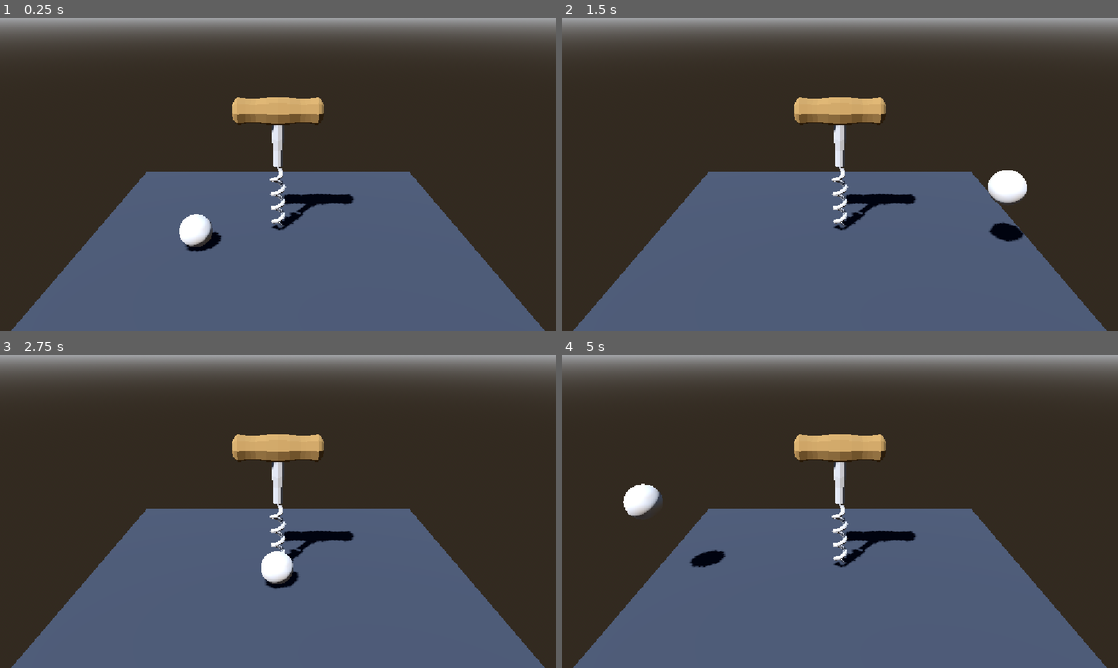
Above: before the commit, frames 1-4 (two rows, left to right).
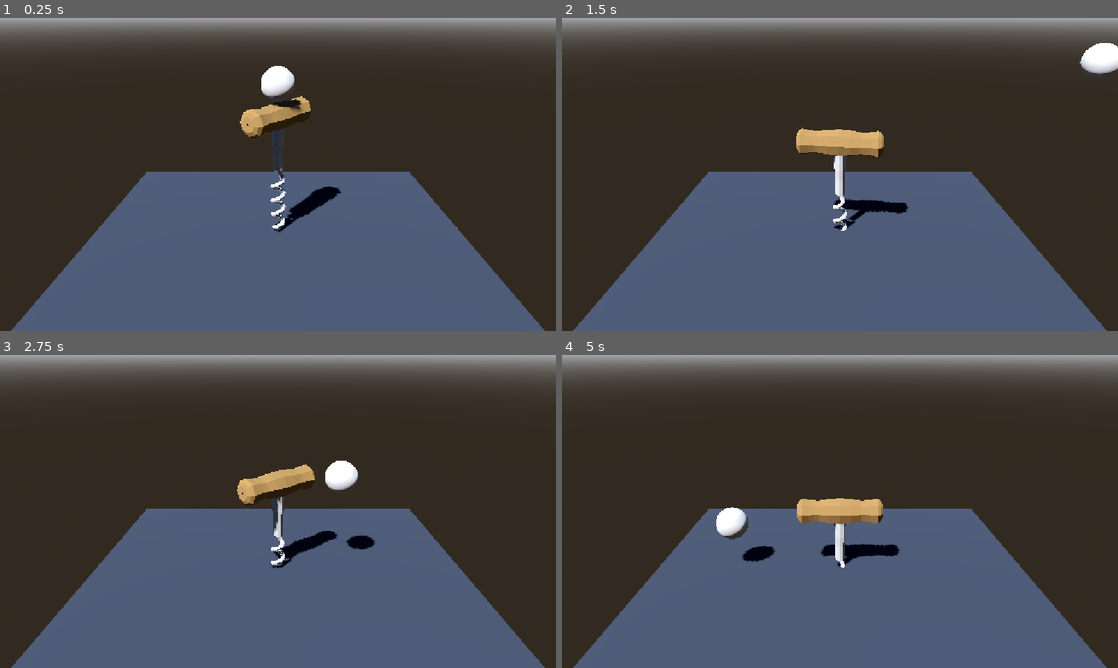
Above: after the commit, the same moments.

Repository: DestroyerMob/rolypoly
Game: Godot game, scene res://scenes/obstacles/corkscrew_demo.tscn
Same seed, same stepped clock (60 frames per second), same inputs: the game is played once before the commit and once after it. This scene is started directly instead of the project's main scene.
Inputs (mouse positions are in pixels of both pictures, inside the frame that each line leads up to):
- Up to frame 1 (0.25 s): no input
- Up to frame 2 (1.5 s): tap Enter at 0.5 s; move the mouse to (962, 158) at 0.52 s; hold D (right) 0.53-1.28 s; click (962, 158) at 0.6 s; tap Space (jump) at 0.77 s; move the mouse to (728, 190) at 1.27 s; hold S (backward) from 1.28 s (still down); tap Tab at 1.35 s
- Up to frame 3 (2.75 s): tap Space (jump) at 1.52, 2 s; move the mouse to (333, 442) at 2.02 s; release S (backward) at 2.03 s; hold D (right) from 2.03 s (still down); tap F at 2.1 s
- Up to frame 4 (5 s): move the mouse to (812, 574) at 2.77 s; release D (right) at 2.78 s; hold W (forward) 2.78-3.53 s; tap E at 2.85 s; click (812, 574) at 2.92 s; tap Space (jump) at 3.02, 3.77, 4.52 s; move the mouse to (1006, 558) at 3.52 s; hold Q 3.53-4.28 s; hold A (left) from 3.53 s (still down); move the mouse to (673, 464) at 4.27 s; click (673, 464) at 4.35 s

The runs differ from the first frame. In frame 1, 3.5% of the frame differs, in the area x 32-64%, y 15-75%; in frame 2, 4.9%; in frame 3, 4.2%; in frame 4, 5.1%, in the area x 11-64%, y 25-68%.

Commit message:
Simple model transform for the cork screw when the player sits on top of it

Diff:
--- a/scenes/obstacles/corkscrew.tscn
+++ b/scenes/obstacles/corkscrew.tscn
@@ -1,20 +1,34 @@
-[gd_scene load_steps=4 format=3]
+[gd_scene load_steps=6 format=3]
 
 [ext_resource type="PackedScene" path="res://assets/models/obstacles/corkscrew/corkscrew.gltf" id="1_model"]
 [ext_resource type="Shape3D" path="res://assets/models/obstacles/corkscrew/corkscrew_collision.tres" id="2_collision"]
+[ext_resource type="Script" path="res://scripts/obstacles/corkscrew.gd" id="3_corkscrew"]
 
 [sub_resource type="PhysicsMaterial" id="PhysicsMaterial_corkscrew"]
 friction = 0.85
 rough = true
 
+[sub_resource type="BoxShape3D" id="BoxShape3D_trigger"]
+size = Vector3(1.2, 0.6, 0.9)
+
 [node name="Corkscrew" type="Node3D"]
+script = ExtResource("3_corkscrew")
 
-[node name="Model" parent="." instance=ExtResource("1_model")]
+[node name="Body" type="AnimatableBody3D" parent="."]
+physics_material_override = SubResource("PhysicsMaterial_corkscrew")
+
+[node name="Model" parent="Body" instance=ExtResource("1_model")]
 position = Vector3(0, 3.961229086, 0)
 scale = Vector3(0.5, 0.5, 0.5)
 
-[node name="Body" type="StaticBody3D" parent="."]
-physics_material_override = SubResource("PhysicsMaterial_corkscrew")
-
 [node name="CollisionShape3D" type="CollisionShape3D" parent="Body"]
 shape = ExtResource("2_collision")
+
+[node name="Trigger" type="Area3D" parent="Body"]
+position = Vector3(0, 4.64, 0)
+collision_layer = 0
+collision_mask = 1
+monitorable = false
+
+[node name="CollisionShape3D" type="CollisionShape3D" parent="Body/Trigger"]
+shape = SubResource("BoxShape3D_trigger")
--- a/scenes/obstacles/corkscrew_demo.tscn
+++ b/scenes/obstacles/corkscrew_demo.tscn
@@ -43,7 +43,7 @@
 [node name="Corkscrew" parent="." instance=ExtResource("1_corkscrew")]
 
 [node name="Player" parent="." instance=ExtResource("2_player")]
-position = Vector3(-2.5, 0.6, 1)
+position = Vector3(0, 5.1, 0)
 
 [node name="DeathZone" parent="." instance=ExtResource("3_death_zone")]
 position = Vector3(0, -5, 0)
--- /dev/null
+++ b/scripts/obstacles/corkscrew.gd
@@ -0,0 +1,37 @@
+extends Node3D
+
+## Rotation around the corkscrew's vertical axis, per activation.
+@export var rotation_amount_degrees := 360.0
+## Vertical travel per activation: positive goes up, negative goes down.
+@export var height_change := -1.0
+## Time in seconds for both movements to finish together.
+@export_range(0.01, 60.0, 0.01, "or_greater") var duration := 1.5
+
+@onready var moving_part: AnimatableBody3D = $Body
+var _motion: Tween
+
+
+func _ready() -> void:
+	$Body/Trigger.body_entered.connect(_on_body_entered)
+
+
+func _on_body_entered(body: Node3D) -> void:
+	if body is Player:
+		trigger()
+
+
+func trigger() -> void:
+	if _motion and _motion.is_running():
+		return
+	_motion = create_tween().set_process_mode(Tween.TWEEN_PROCESS_PHYSICS)
+	_motion.tween_method(
+		_apply_motion.bind(moving_part.transform, deg_to_rad(rotation_amount_degrees), height_change),
+		0.0, 1.0, maxf(duration, 0.01)
+	)
+
+
+func _apply_motion(progress: float, start: Transform3D, angle: float, travel: float) -> void:
+	var next := start
+	next.origin.y += travel * progress
+	next.basis = start.basis.rotated(Vector3.UP, angle * progress)
+	moving_part.transform = next
Not shown, added: scripts/obstacles/corkscrew.gd.uid
